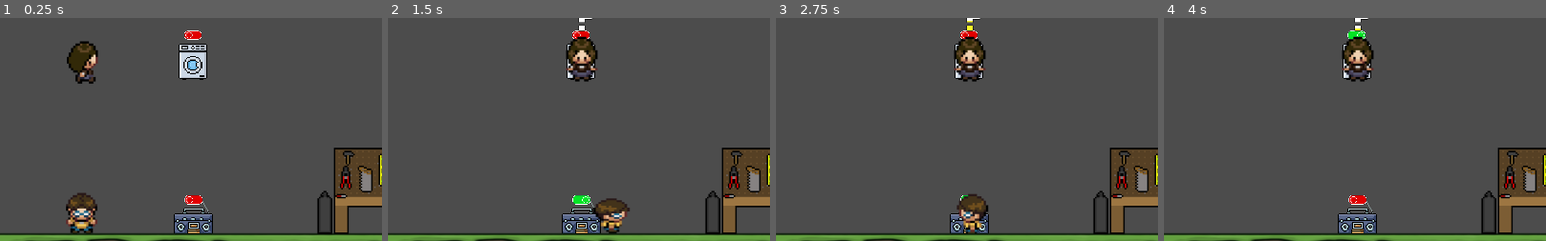
Above: before the commit, frames 1-4 (left to right).
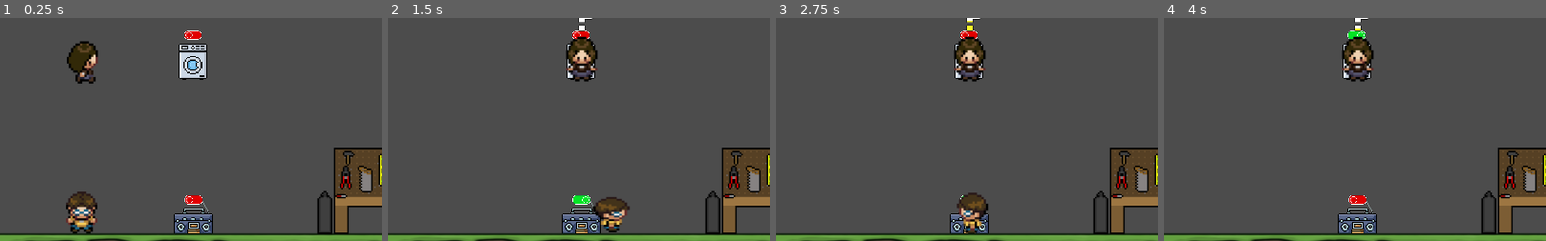
Above: after the commit, the same moments.

Repository: Gaspary23/Sombras_da_Familia
Game: Godot game, scene res://Game/Game.tscn
The game is run twice, just before and just after one commit, with the same random seed, the same clock (stepped at 60 frames per second) and the same inputs. Video files are missing from this copy of the repository; at most half a second of black plays in their place.
Inputs:
- Up to frame 1 (0.25 s): no input
- Up to frame 2 (1.5 s): hold Right (right) from 0.53 s (still down); tap E (interact) at 0.6, 1.35 s
- Up to frame 3 (2.75 s): release Right (right) at 2.03 s; hold Left (left) from 2.03 s (still down); tap E (interact) at 2.1 s
- Up to frame 4 (4 s): release Left (left) at 2.78 s; hold Right (right) from 2.78 s (still down); tap E (interact) at 2.85, 3.6 s
The pictures show only the part of the screen within x 42-92%, y 46-96%; the shares and areas given below are measured in that part.

The runs differ from the first frame. In frame 1, 0.7% of the frame differs, in the area x 17-26%, y 77-97%; in frame 2, 0.5%; in frame 3, 0.5%; in frame 4, nothing differs.

Commit message:
fix: player hiding

Diff:
--- a/Levels/Level.tscn
+++ b/Levels/Level.tscn
@@ -19,7 +19,7 @@
 [node name="Level" type="Node" groups=["Level1"]]
 
 [node name="Player" parent="." instance=ExtResource( 9 )]
-position = Vector2( 537, 567 )
+position = Vector2( 537, 566 )
 
 [node name="Child" parent="." instance=ExtResource( 4 )]
 position = Vector2( 166, 337 )
--- a/Player/Player.gd
+++ b/Player/Player.gd
@@ -10,6 +10,7 @@
 
 
 func _physics_process(_delta):
+	print(is_on_wall(), ", ", is_on_floor())
 	if (Input.is_action_just_pressed("interact")):
 		squash_and_stretch()
 		if(is_on_wall()):
--- a/Player/Player.tscn
+++ b/Player/Player.tscn
@@ -101,7 +101,7 @@
 script = ExtResource( 2 )
 
 [node name="Sprite" type="AnimatedSprite" parent="."]
-position = Vector2( 0, -18.6667 )
+position = Vector2( 0, -19.3333 )
 frames = SubResource( 18 )
 animation = "front"
 
